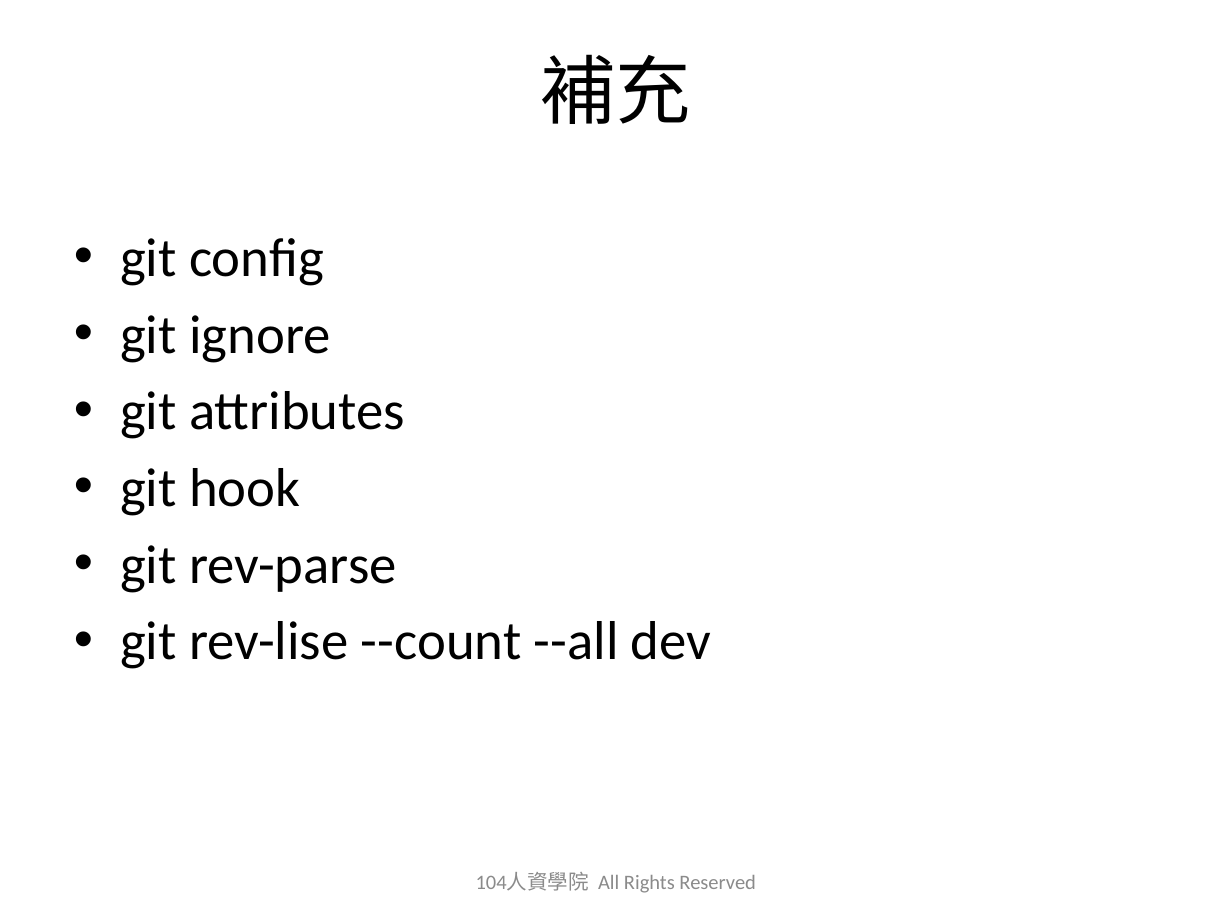
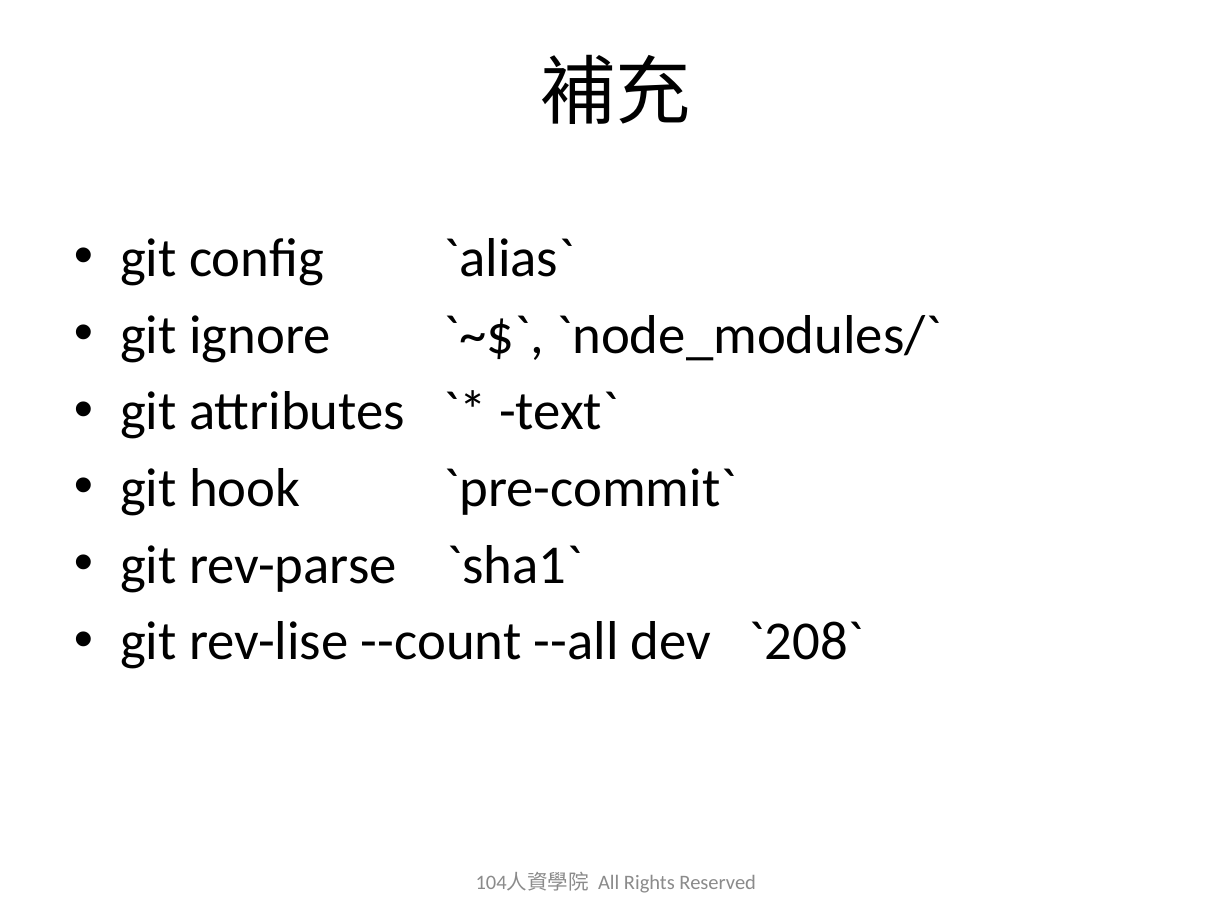
Before and after one commit to austinwang104/playGit, a slide deck: slide 25 of 2019_0627_Git_Share_HA.pptx. Drawn at 1232x924 pixels with LibreOffice and Linux fonts; fonts in the diff are those of the drawing; background and template pictures are left out. Boxes give left, top, right and bottom in pixels: in the first picture for what was removed or moved away, otherwise in the second. Text is boxed around its words. In the diff, an @@ line names an element or a change of style, - is before the commit and + after.

```diff
--- a/2019_0627_Git_Share_HA.pptx
+++ b/2019_0627_Git_Share_HA.pptx
@@ text at bbox=[120, 238, 941, 669]: text changed @@
-• git config
-• git ignore
-• git attributes
-• git hook
-• git rev-parse
-• git rev-lise --count --all dev
+• git config `alias`
+• git ignore `~$`, `node_modules/`
+• git attributes `* -text`
+• git hook `pre-commit`
+• git rev-parse `sha1`
+• git rev-lise --count --all dev `208`
```
Also in this commit, not shown: 5 other slides changed.
